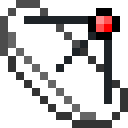
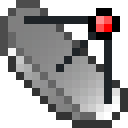
Layers edited between the first and the second 128px x 128px image:
renamed "Calque copié" to "emitter", showed it, painted on it over [8, 8, 120, 120]
